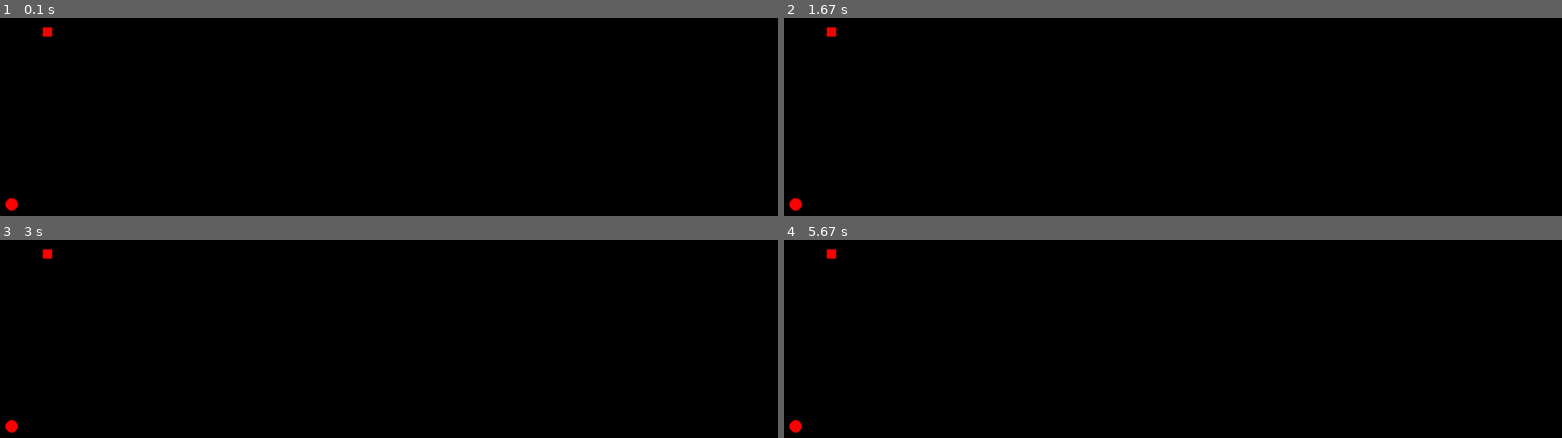
Above: before the commit, frames 1-4 (two rows, left to right).
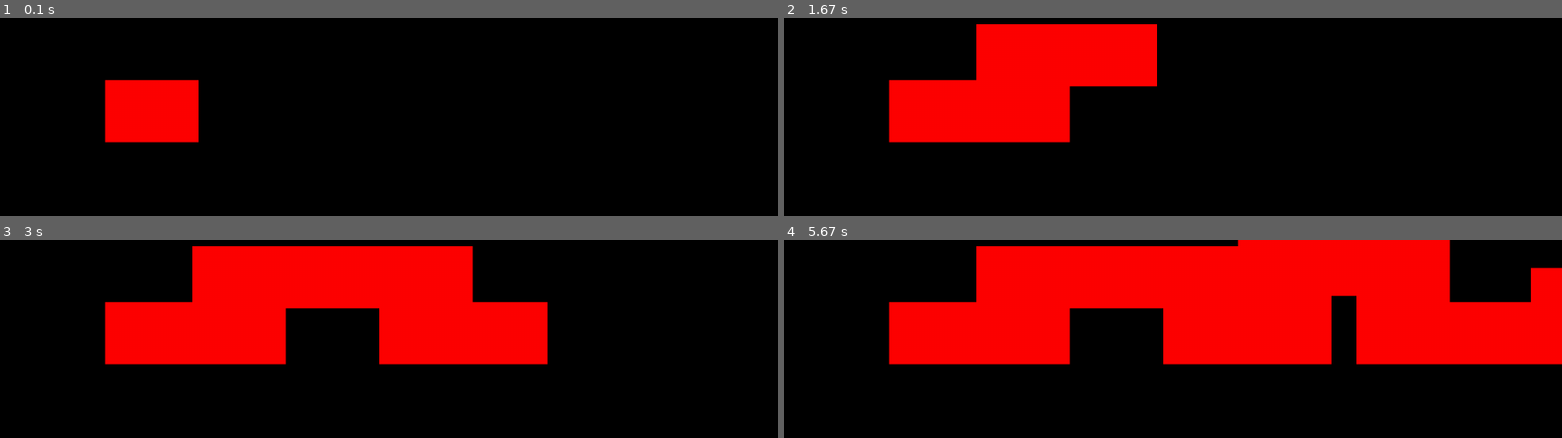
Above: after the commit, the same moments.

Repository: dk-ties/pyGame
Game: pygame game, started from main.py
Same seed, same stepped clock (60 frames per second), same inputs: the game is played once before the commit and once after it.
Inputs:
- Up to frame 1 (0.1 s): no input
- Up to frame 2 (1.67 s): hold D 0.33-0.8 s; hold W 0.83-1.13 s; hold D 1.17-1.63 s
- Up to frame 3 (3 s): hold A 1.67-2.2 s; hold S 2.23-2.53 s; hold A 2.57-2.97 s
- Up to frame 4 (5.67 s): hold W 3-3.37 s; hold D 3.4-4.03 s; hold S 4.07-4.43 s; hold A 4.47-4.93 s; hold D 4.97-5.43 s; hold W from 5.47 s (still down)

The runs differ from the first frame. In frame 1, 4.0% of the frame differs, in the area x 0-26%, y 4-98%; in frame 2, 14%; in frame 3, 25%; in frame 4, 42%, in the area x 0-100%, y 0-98%.

Commit message:
Working on the moving snake, not working for me atm

Diff:
--- a/main.py
+++ b/main.py
@@ -12,14 +12,19 @@
     pygame.draw.circle(screen, (255, 0, 0), (50, 300), 10)
 
 
-def snake(x, y):
-    pygame.draw.rect(screen, (255, 0, 0), pygame.Rect(x, y, 15, 15))
+rect_1 = pygame.Rect(200, 100, 150, 100)
+
+
+def redSnake(x, y):
+    redSnake = pygame.draw.rect(screen, (255, 0, 0), pygame.Rect(x, y, 15, 15))
+
     # rect = pygame.Rect(x, y, width, height)
 
+    def moveSnake(snake, x, y):
+        pygame.Rect.move(snake, x, y)
 
-def moveSnake(snake, x, y):
-    pygame.Rect.move(snake, x, y)
 
+# activeSnake = redSnake(150, 250)
 
 while running:
     # poll for events
@@ -29,16 +34,28 @@
             running = False
             break
 
-        if event.type == pygame.KEYDOWN:
+        """ if event.type == pygame.KEYDOWN:
             if event.key == pygame.K_LEFT:
-                moveSnake(snake, 15, 250)
                 print("Jeg burde flytte")
+                pygame.Rect.move(activeSnake, 25, 150) """
+
+    pygame.draw.rect(screen, (255, 0, 0), rect_1)
+    # screen.blit(rect_1)
+
+    key = pygame.key.get_pressed()
+    if key[pygame.K_a] == True:
+        rect_1.x += 5
+    if key[pygame.K_d] == True:
+        rect_1.move_ip(5, 0)
+    if key[pygame.K_w] == True:
+        rect_1.move_ip(0, -5)
+    if key[pygame.K_s] == True:
+        rect_1.move_ip(0, 5)
 
     # fill the screen with a color to wipe away anything from last frame
     # screen.fill("purple")
     # RENDER YOUR GAME HERE
-    snake(100, 15)
-    ost()
+
     # flip() the display to put your work on screen
     pygame.display.flip()
 
